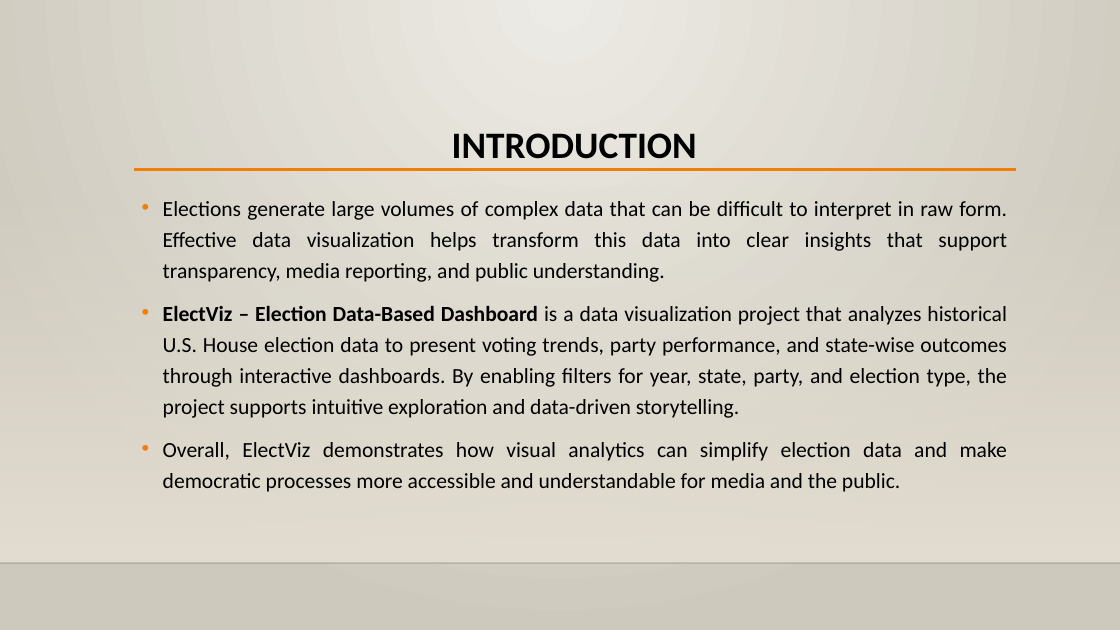
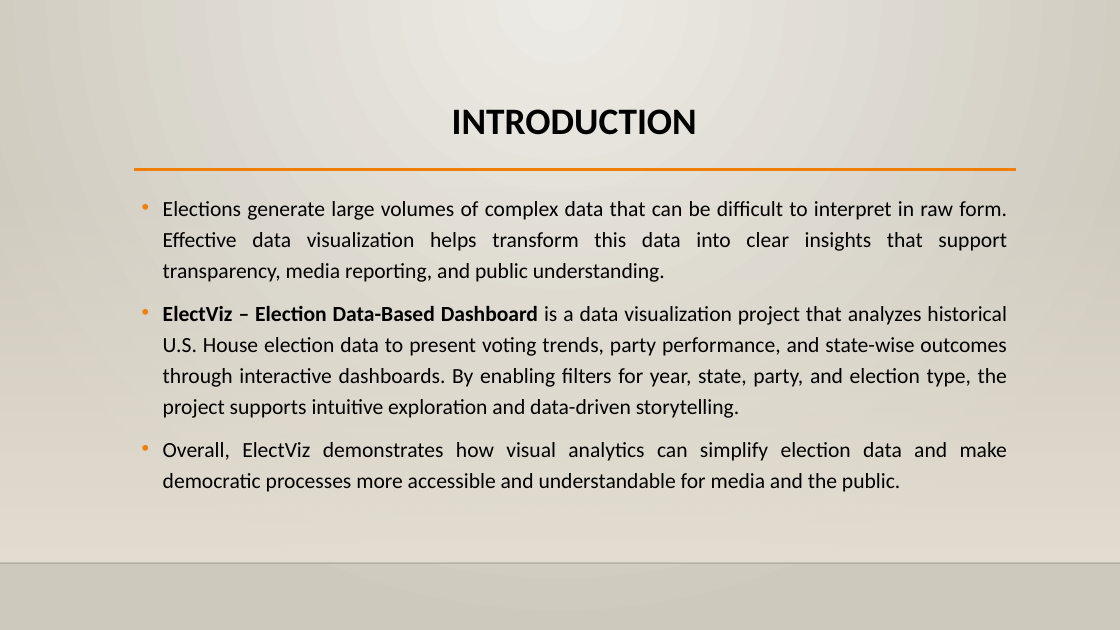
Before and after one commit to Heram21/Infosys_Springboard_Virtual_Internship-ElectViz_Batch-11_Team-D, a slide deck: slide 2 of Individual_ppts/Heram.pptx. Drawn at 1120x630 pixels with LibreOffice and Linux fonts; fonts in the diff are those of the drawing; background and template pictures are left out. Boxes give left, top, right and bottom in pixels: in the first picture for what was removed or moved away, otherwise in the second. Text is boxed around its words. In the diff, an @@ line names an element or a change of style, - is before the commit and + after.

```diff
--- a/Individual_ppts/Heram.pptx
+++ b/Individual_ppts/Heram.pptx
@@ title "INTRODUCTION" at [452,109,697,135]: vertical alignment bottom to middle @@
```
Also in this commit, not shown: 2 other slides changed, 3 slides added, 1 slide removed.
